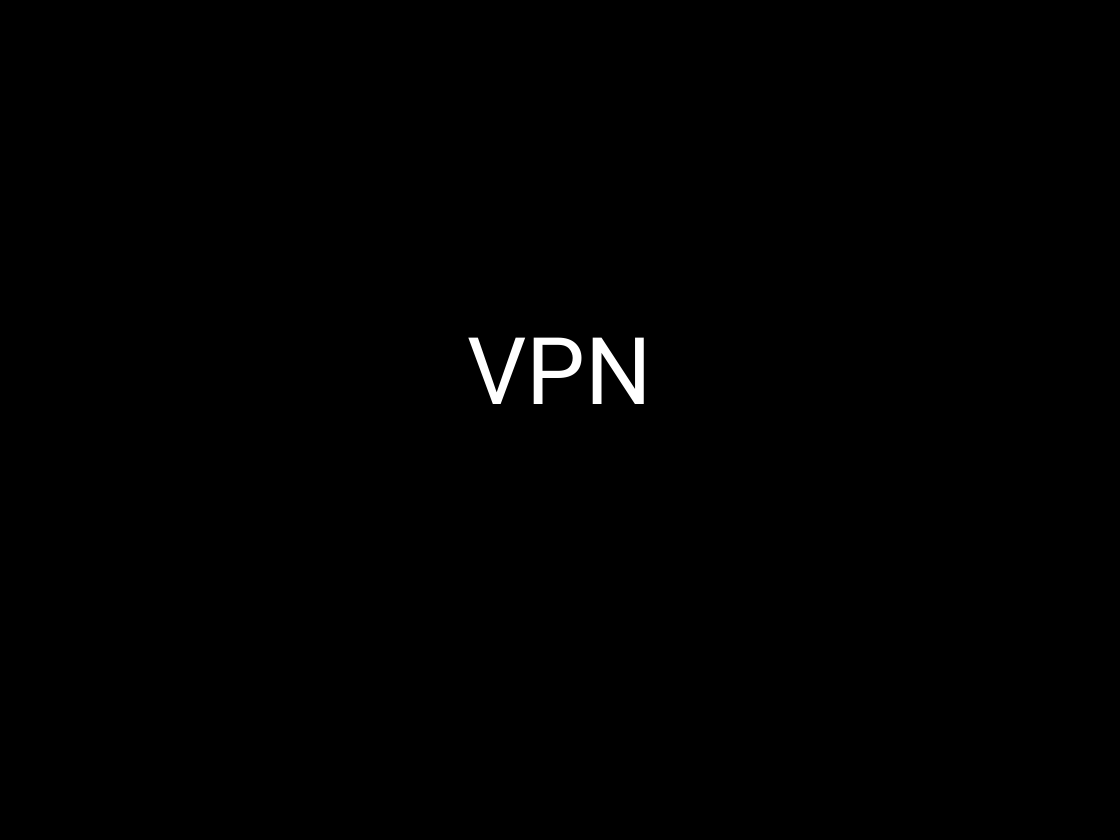
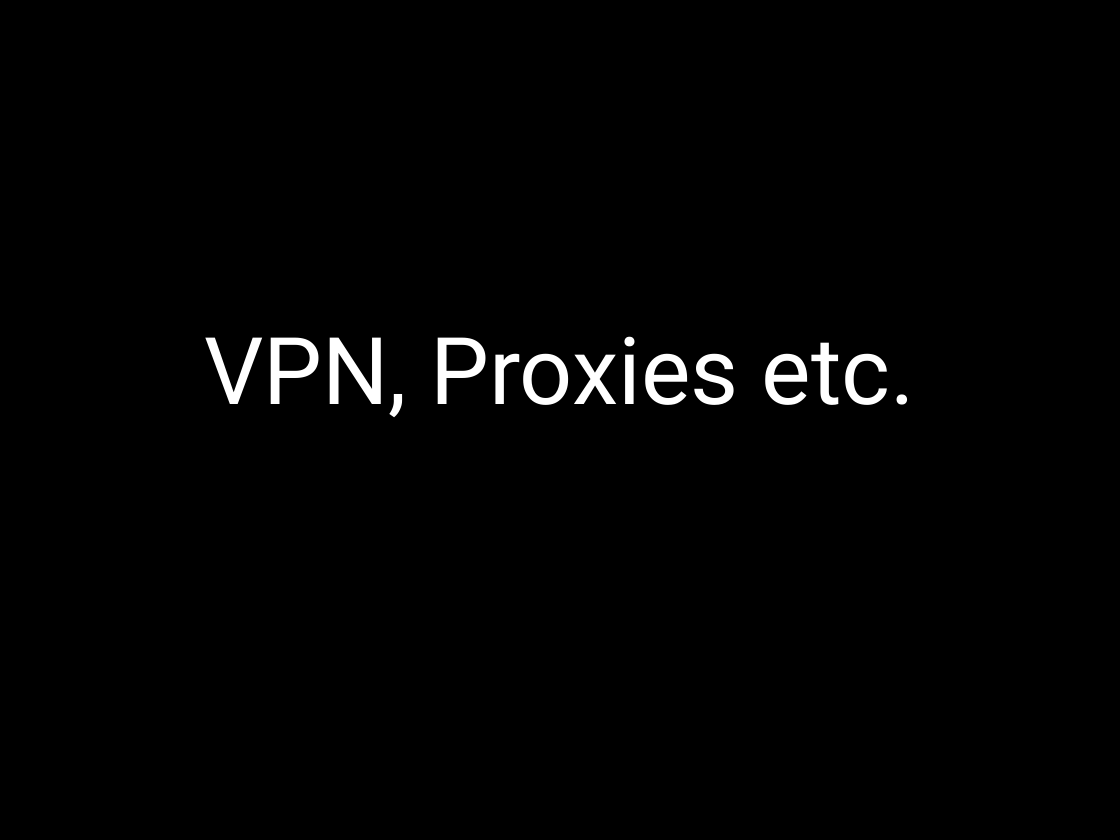
Before and after one commit to flipdot/cryptoparty, a slide deck: slide 25 of cryptoparty.odp (slide 24 before the commit). Drawn at 1120x840 pixels with LibreOffice and Linux fonts; fonts in the diff are those of the drawing. Boxes give left, top, right and bottom in pixels: in the first picture for what was removed or moved away, otherwise in the second. Text is boxed around its words. In the diff, an @@ line names an element or a change of style, - is before the commit and + after.

```diff
--- a/cryptoparty.odp
+++ b/cryptoparty.odp
@@ title at (204,336,915,417): text changed @@
-VPN
+VPN, Proxies etc.
```
Also in this commit, not shown: 3 other slides changed, 4 slides added, 3 slides removed, 28 other files.
